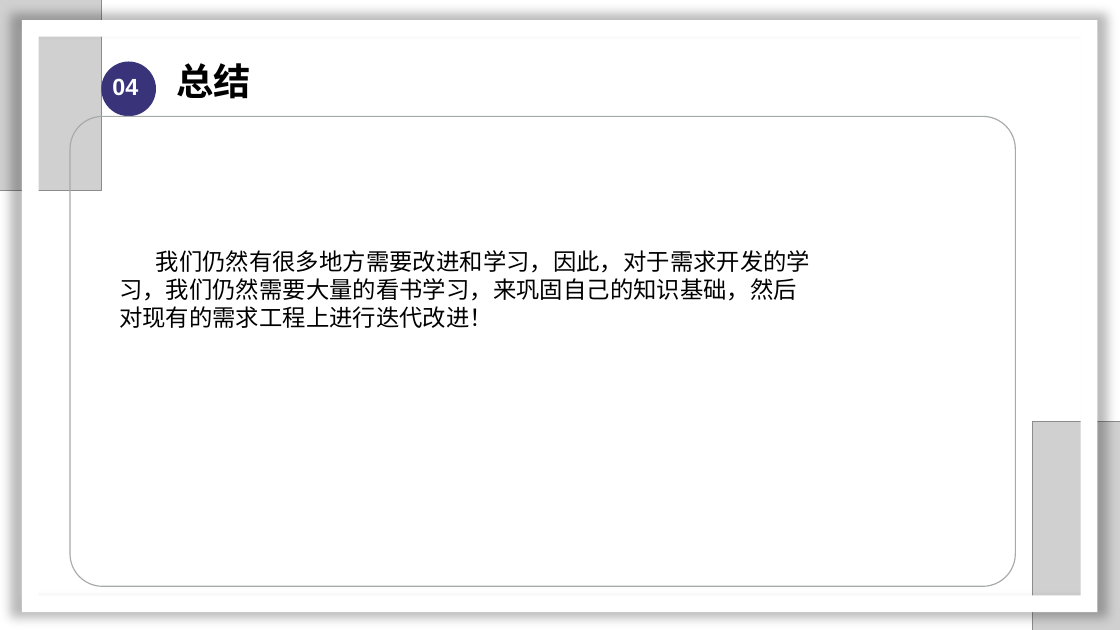
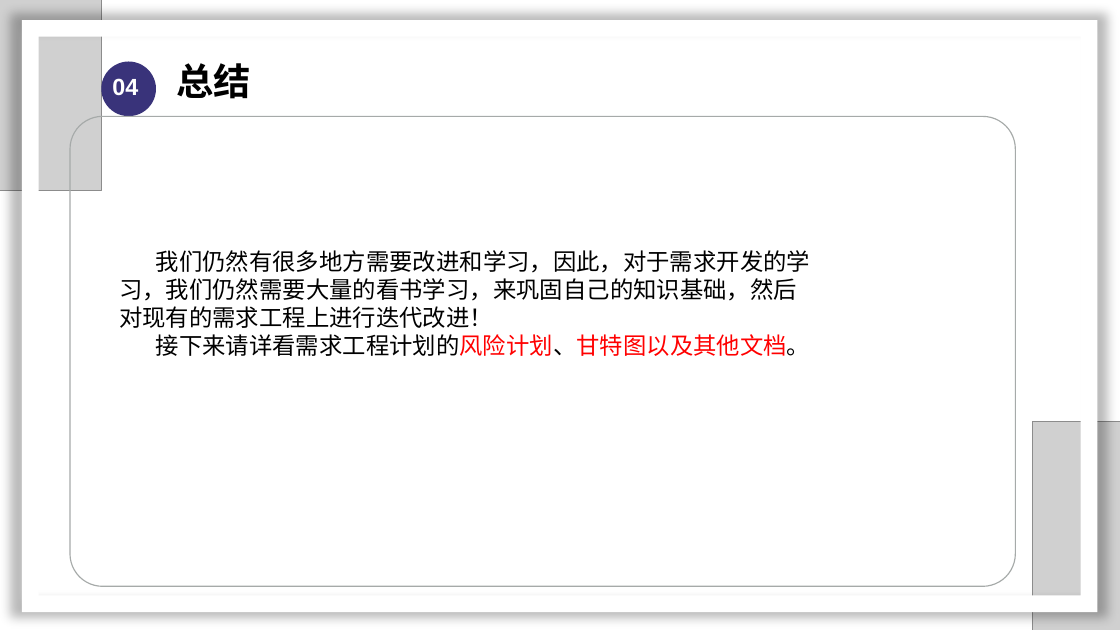
Before and after one commit to SarielX98/PRD2018G14, a slide deck: slide 54 of 受控文档/PPT/PRD2018-G14-软件需求工程审核PPT.pptx (slide 53 before the commit). Drawn at 1120x630 pixels with LibreOffice and Linux fonts; fonts in the diff are those of the drawing; grey boxes stand for pictures; background and template pictures are left out. Boxes give left, top, right and bottom in pixels: in the first picture for what was removed or moved away, otherwise in the second. Text is boxed around its words. In the diff, an @@ line names an element or a change of style, - is before the commit and + after.

Commit message:
2018/11/29 删除QA计划附和修改PPT

```diff
--- a/受控文档/PPT/PRD2018-G14-软件需求工程审核PPT.pptx
+++ b/受控文档/PPT/PRD2018-G14-软件需求工程审核PPT.pptx
@@ text at (x1=156, y1=334, x2=811, y2=356): paragraph added @@
+接下来请详看需求工程计划的风险计划、甘特图以及其他文档。
```
Also in this commit, not shown: 4 other slides changed, 1 slide added, 1 other file.
